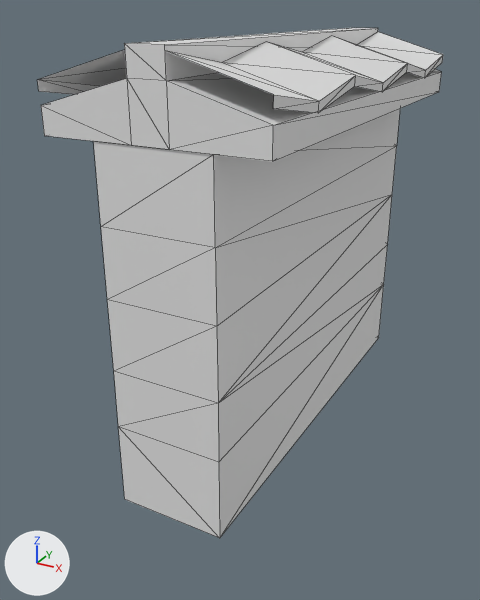
Renders of the FBX model res/models/scene_models/ModuleWall.fbx from each side of a commit.
The view is the same before and after, from a 50 mm camera at (0.638, -1.351, 0.498) aimed at (-0.05, -0.101, -0.127). Arrows for +X, +Y and +Z are at lower left; the lights stay in place. The picture after the commit comes second. Mesh edges are drawn as thin lines. Where no turn or scale is listed for an object, it has been applied to the vertices.

Names of what the first picture shows: 'ModuleWall'.
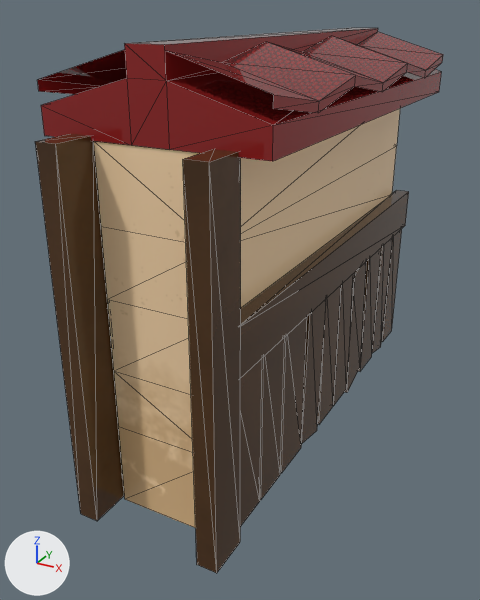
Where the newer file only moved an object's origin or applied its transform, the numbers keep the older frame.

The change in detail:
Picture 'ModuleWall_DefaultMaterial_BaseColor.png' (img_modulewall_defaultmaterial_basecolor_png) is new.
Picture 'LongWallDec_DefaultMaterial_BaseColor.png' (img_longwalldec_defaultmaterial_basecolor_png) is new.
Material 'Material #8' (mat_material__8) is new.
Its texture is img_modulewall_defaultmaterial_basecolor_png.
Its roughness is 0.0.
Material 'Material #9' (mat_material__9) is new.
Its texture is img_longwalldec_defaultmaterial_basecolor_png.
Its roughness is 0.0.
me_mesh has 86 vertices, 124 faces and spans x -0.219..0.219, y -0.493..0.493, z -0.449..0.449.
me_mesh is used by ob_modulewall; location (0.0, 0.0, 0.0).
Verts and faces of me_mesh; kept vertices keep their numbers, new ones are numbered from 86.
Before the commit, vertices of me_mesh: 22 (0.12, -0.489, -0.141) at pixel (218, 403), 23 (0.12, -0.49, -0.267) at pixel (218, 462), 24 (0.12, -0.49, -0.449) at pixel (219, 538), 25 (-0.112, -0.49, -0.449) at pixel (124, 499), 26 (-0.112, -0.49, -0.267) at pixel (118, 426).
Before the commit, vertices of me_mesh: 27 (-0.112, -0.489, -0.141) at pixel (113, 371).
Part 1, on me_mesh:
32 faces are deleted.
32 new faces join them.
Part 2, on me_mesh:
Faces deleted: (24, 26, 25), (23, 26, 24), (22, 26, 23), (22, 27, 26).
New faces: (23, 25, 24), (23, 26, 25), (22, 27, 23), (23, 27, 26).
me_mesh part 3: 86 faces spanning x -0.219..0.219, y -0.493..0.493, z -0.449..0.449 switch from no material to mat_material__8 (picture img_modulewall_defaultmaterial_basecolor_png).
Mesh me_mesh_002 is new.
It has 96 vertices, 120 faces and spans x 0.1..0.163, y -0.574..0.55, z -0.459..0.305.
It uses material mat_material__9 (picture img_longwalldec_defaultmaterial_basecolor_png).
Mesh me_mesh_001 is new.
It has 96 vertices, 120 faces and spans x -0.158..-0.096, y -0.574..0.55, z -0.459..0.305.
It uses material mat_material__9 (picture img_longwalldec_defaultmaterial_basecolor_png).
Object 'LongWallDec004' (ob_longwalldec004) is new; it shows me_mesh_002.
Its location is (0.0, 0.0, 0.0).
Object 'LongWallDec' (ob_longwalldec) is new; it shows me_mesh_001.
Its location is (0.0, 0.0, 0.0).

Pixel boxes (x1, y1, x2, y2) of what changed, in the pictures (480 x 600 px; the box of a moved part takes in the faces that stretch with it):
'LongWallDec004', added (brown)
    after: (183, 149, 409, 573)
'LongWallDec', added (brown)
    after: (35, 134, 124, 521)
part 1 of me_mesh, moved or reshaped
    before: (37, 28, 443, 248)
    after: (37, 28, 443, 242)
part 2 of me_mesh, moved or reshaped
    before: (114, 372, 220, 538)
    after: (114, 372, 196, 528)
part 3 of me_mesh, recoloured (darker)
    before: (38, 28, 443, 537)
    after: (38, 28, 443, 395)
